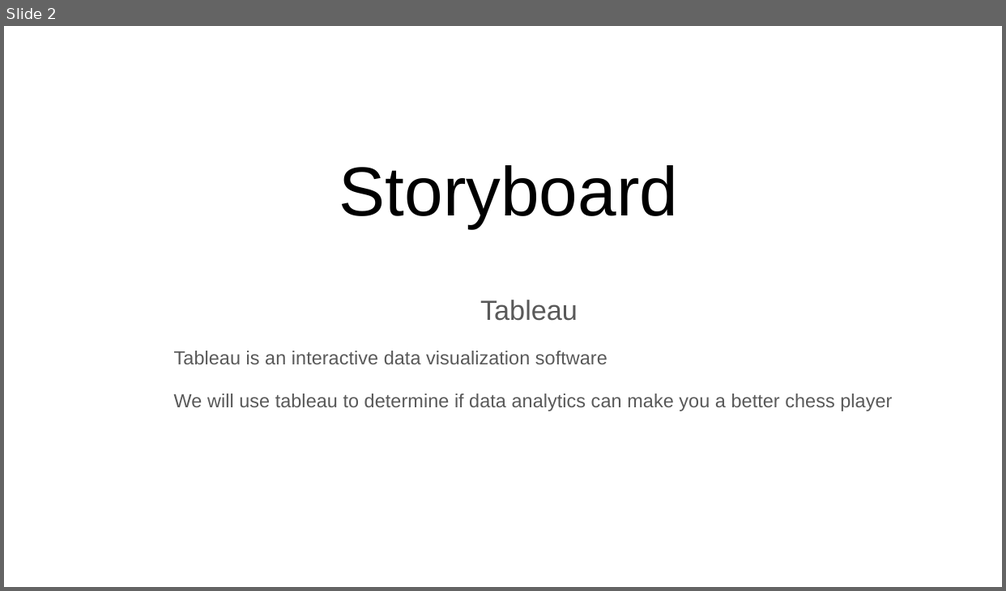
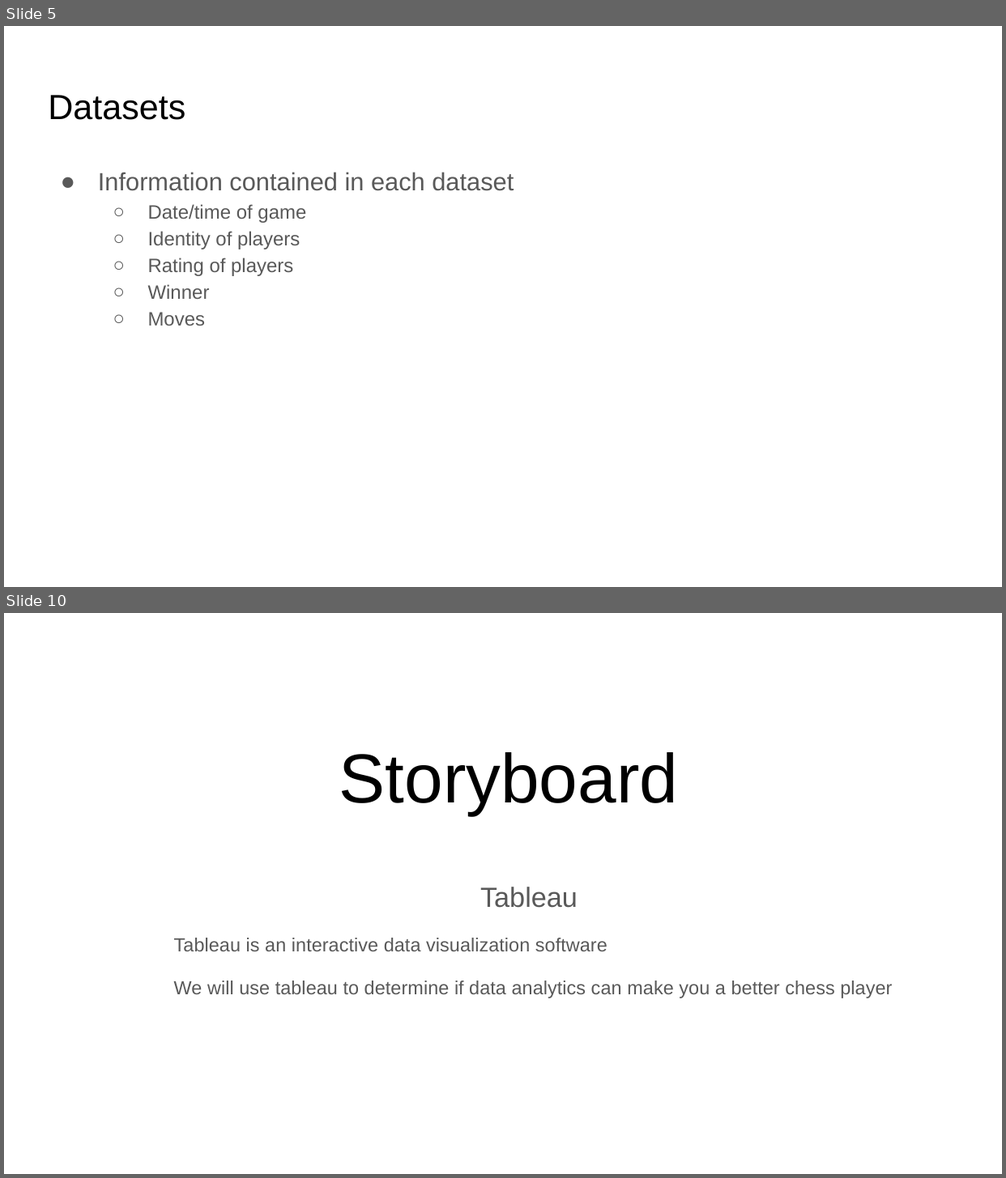
Before and after one commit to Nveatch/Chess_Games_Group_Analysis, a slide deck: Group_1_Presentation.pptx. Shown one above the other, each under a label of ours: slide 2 before the commit, slides 5 and 10 after it; the slides between them are not shown. The pictures are 1006x591 and 1006x1178 pixels, drawn with LibreOffice and Linux fonts; fonts in the diff are those of the drawing. Boxes give left, top, right and bottom in pixels: in the first picture for what was removed or moved away, otherwise in the second. Text is boxed around its words. In the diff, an @@ line names an element or a change of style, - is before the commit and + after.

```diff
--- a/Group_1_Presentation.pptx
+++ b/Group_1_Presentation.pptx
@@ slide 5 added at bbox=[4, 26, 1002, 587], background #FFFFFF @@
@@ title added at bbox=[48, 95, 185, 120], 25.2 pt, text #000000 @@
+Datasets
@@ text added at bbox=[98, 172, 513, 326], 14 pt, text #595959 @@
+● Information contained in each dataset
+  ○ Date/time of game
+  ○ Identity of players
+  ○ Rating of players
+  ○ Winner
+  ○ Moves
@@ what was slide 2 is now slide 10 @@
```
Also in this commit, not shown: 1 slide changed, 14 other slides added.
